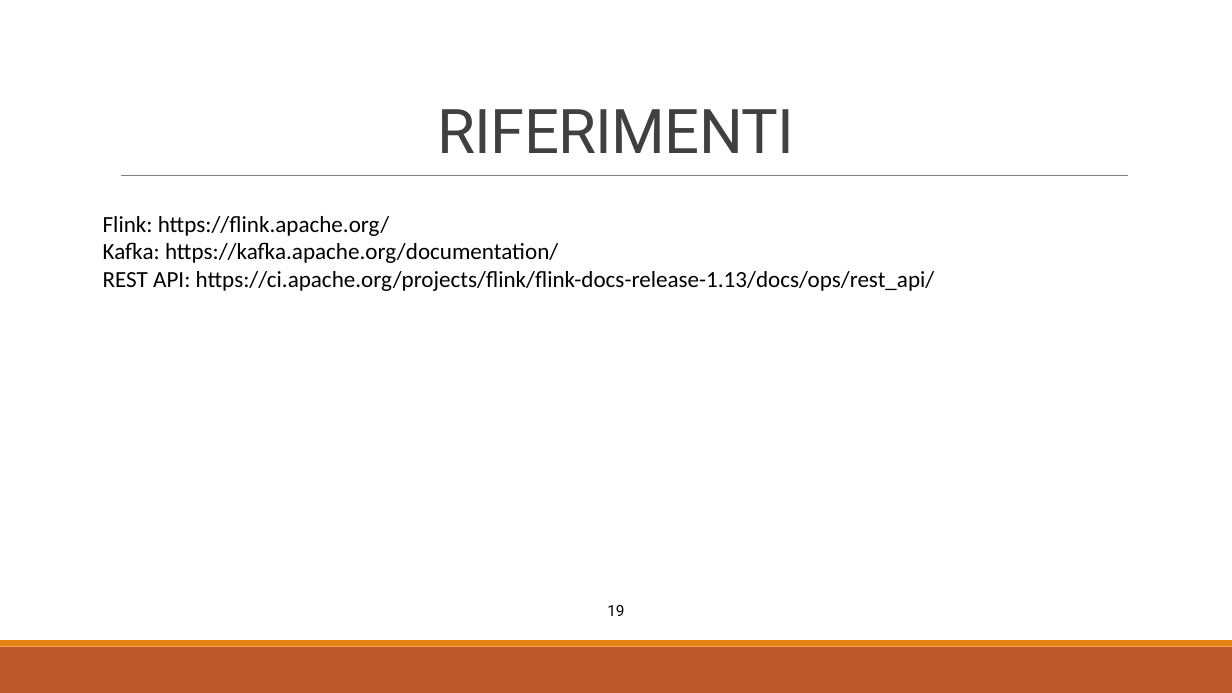
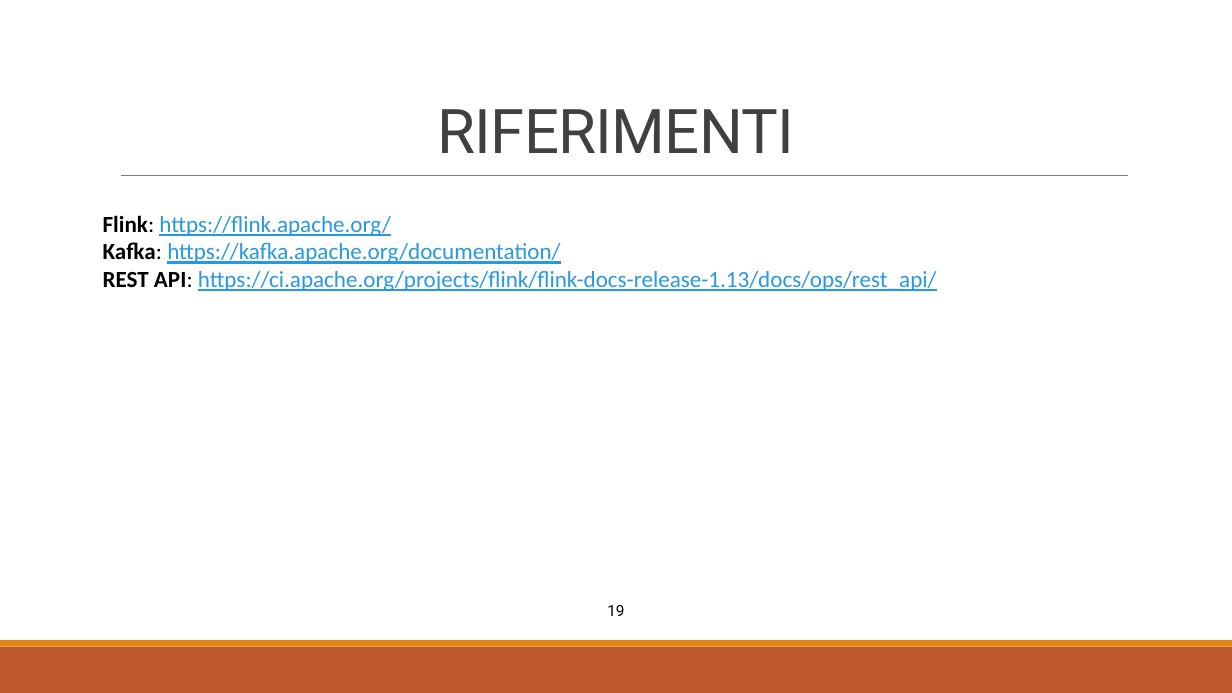
Before and after one commit to tizianotaglienti/sabd2021-project2, a slide deck: slide 12 of PROGETTO SABD 2.pptx (slide 10 before the commit). Drawn at 1232x693 pixels with LibreOffice and Linux fonts; fonts in the diff are those of the drawing. Boxes give left, top, right and bottom in pixels: in the first picture for what was removed or moved away, otherwise in the second. Text is boxed around its words. In the diff, an @@ line names an element or a change of style, - is before the commit and + after.

```diff
--- a/PROGETTO SABD 2.pptx
+++ b/PROGETTO SABD 2.pptx
@@ text "Flink: https://flink.apache.org/" at [103,215,937,291]: text colour #000000 to #2998E3, underline on in "https://flink.apache.org/", "https://kafka.apache.org/documentation/", "https://ci.apache.org/projects/flink/flink-docs-release-1.13 ..."; bold on in "Flink:", "Kafka:", "REST API:" @@
```
Also in this commit, not shown: 2 other slides changed, 3 slides added, 1 slide removed.
